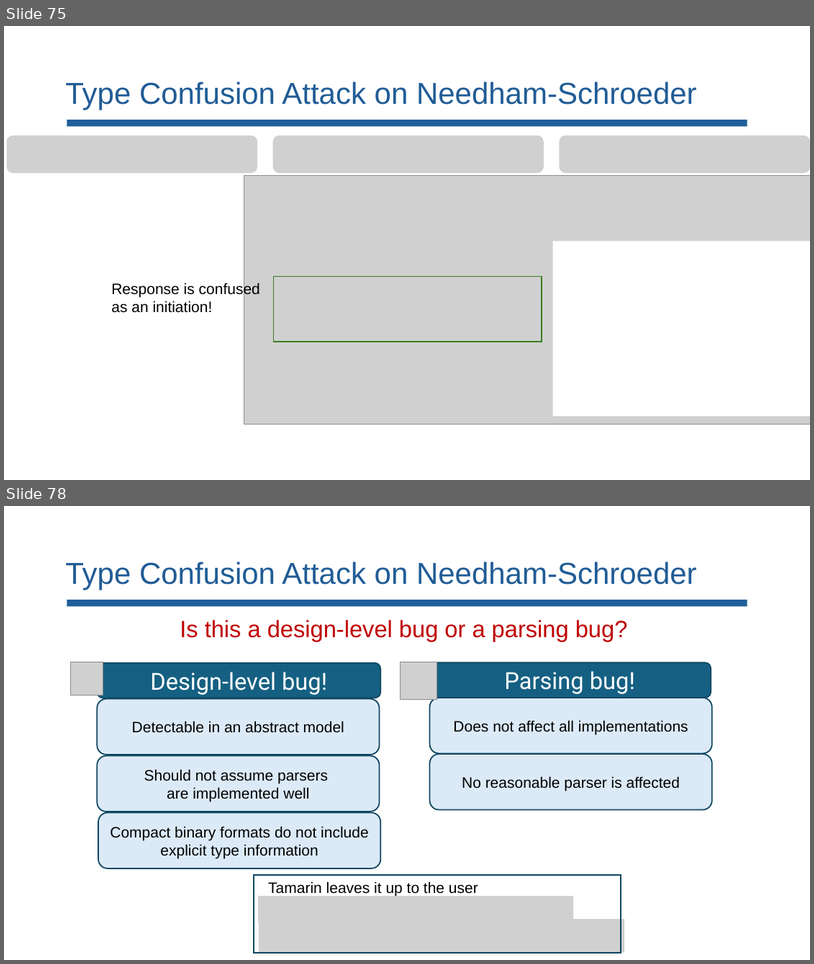
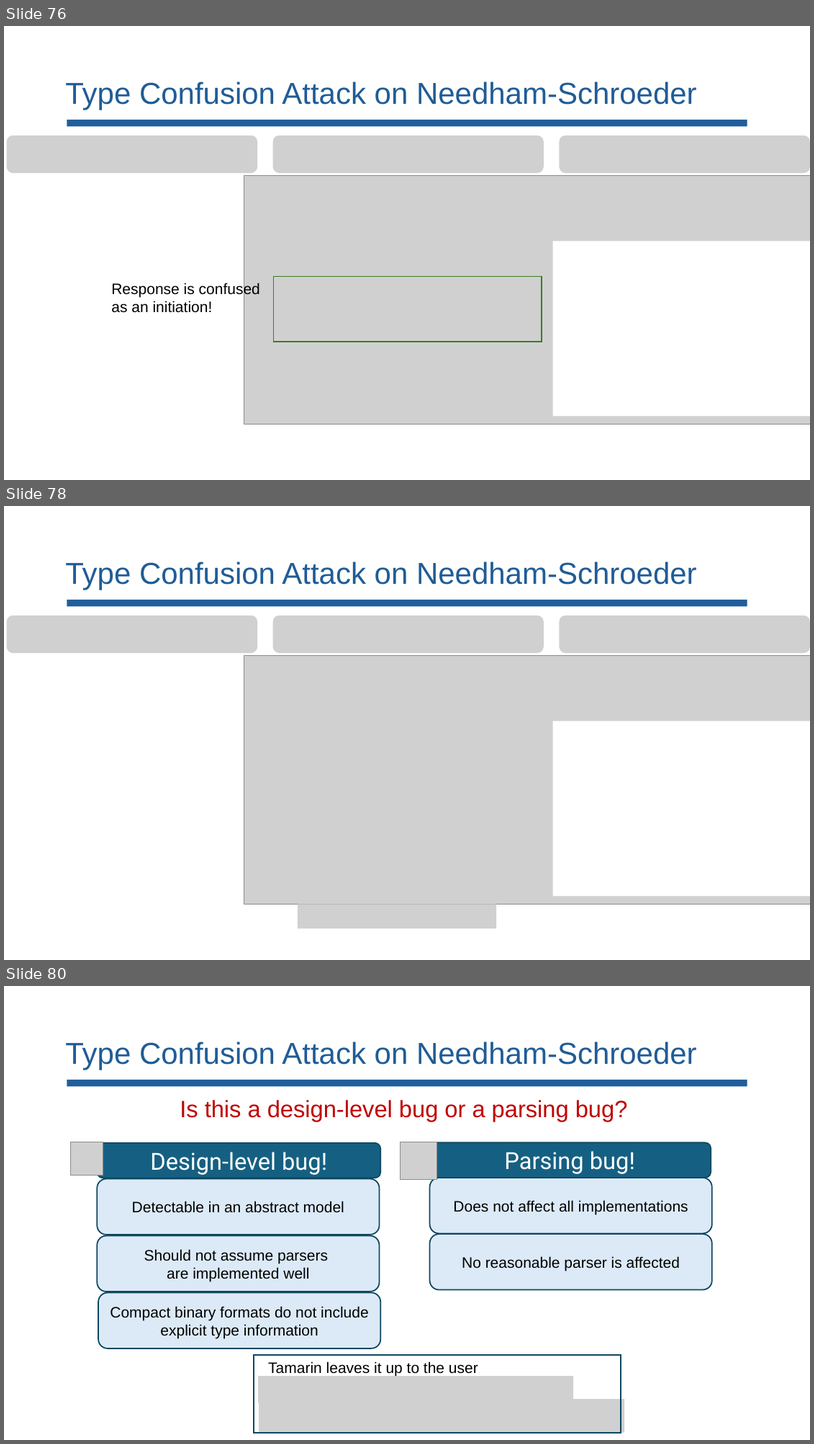
Before and after one commit to lorchrob/comp_slides, a slide deck: comp.pptx. Shown one above the other, each under a label of ours: slides 75 and 78 before the commit, slides 76, 78 and 80 after it; the slides between them are not shown. The pictures are 814x964 and 814x1444 pixels, drawn with LibreOffice and Linux fonts; fonts in the diff are those of the drawing; grey boxes stand for pictures. Boxes give left, top, right and bottom in pixels: in the first picture for what was removed or moved away, otherwise in the second. Text is boxed around its words. In the diff, an @@ line names an element or a change of style, - is before the commit and + after.

```diff
--- a/comp.pptx
+++ b/comp.pptx
@@ slide 78 added at <box>4,506,810,960</box>, background #FFFFFF @@
@@ title added at <box>65,561,697,590</box>, 36 pt, text #205C96 @@
+Type Confusion Attack on Needham-Schroeder
@@ rectangle added at <box>67,600,748,606</box>, fill #215F9A @@
@@ picture added at <box>6,615,257,653</box> @@
@@ picture added at <box>273,615,544,653</box> @@
@@ picture added at <box>559,615,810,653</box> @@
@@ picture added at <box>244,656,810,903</box> @@
@@ rectangle added at <box>553,721,810,896</box>, fill #FFFFFF @@
@@ picture added at <box>298,904,496,928</box> @@
@@ what was slide 75 is now slide 76 @@
@@ what was slide 78 is now slide 80 @@
```
Also in this commit, not shown: 13 slides changed, 1 other slide added.
